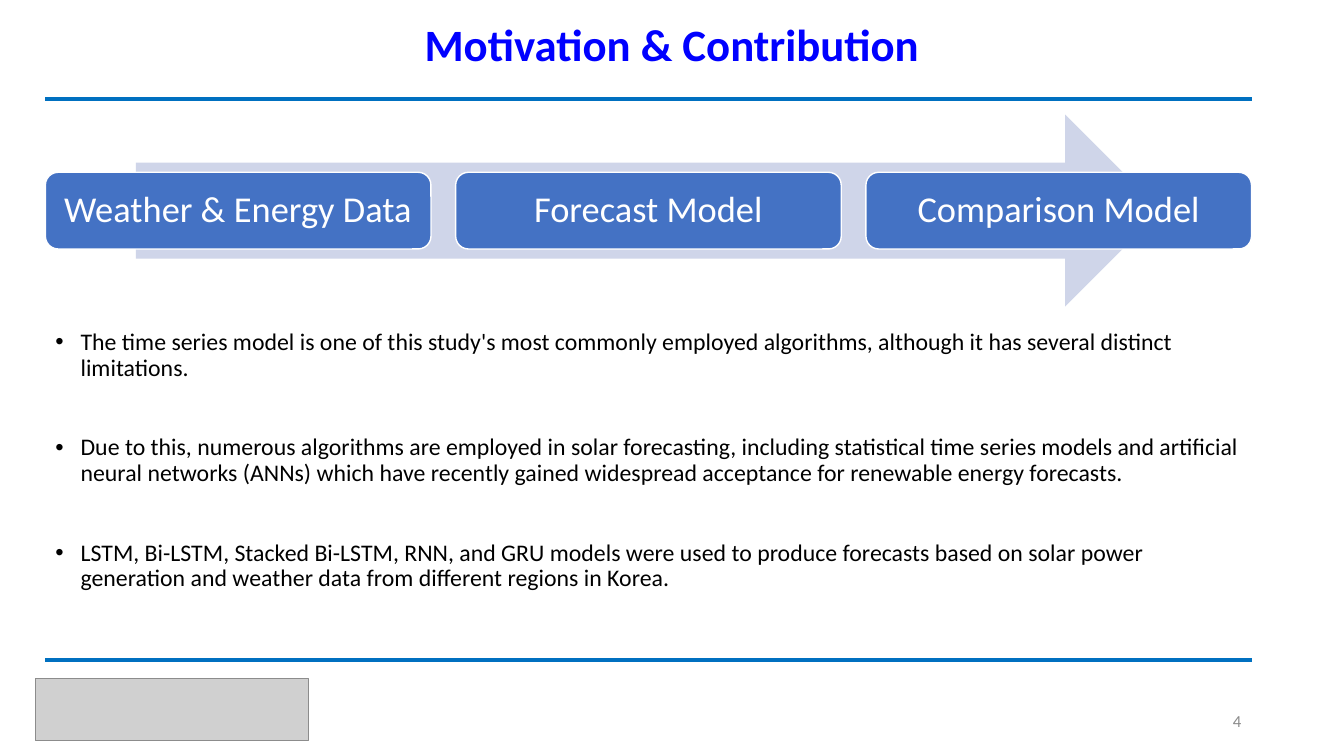
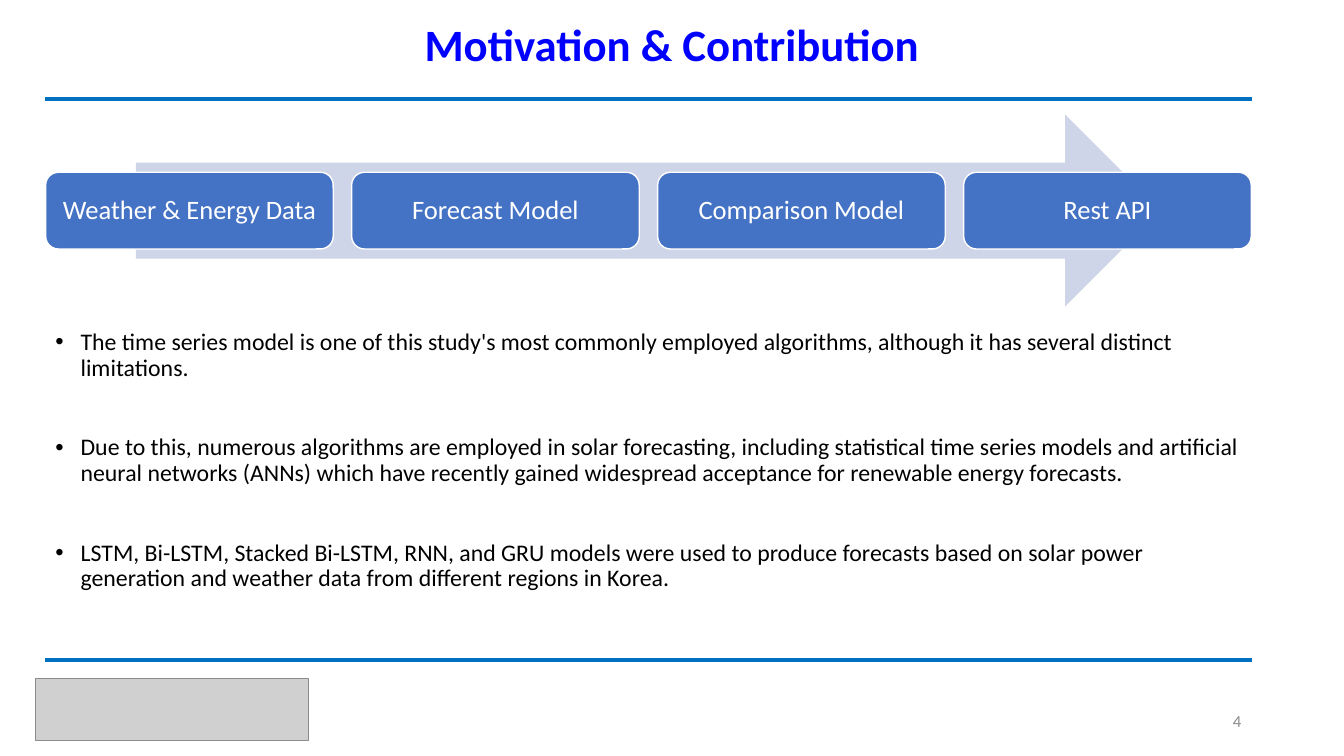
Before and after one commit to miftahfaridhh/pv-power-api, a slide deck: slide 4 of document/Muhammad Miftah Faridh==JCCI2023.pptx. Drawn at 1344x756 pixels with LibreOffice and Linux fonts; fonts in the diff are those of the drawing; grey boxes stand for pictures. Boxes give left, top, right and bottom in pixels: in the first picture for what was removed or moved away, otherwise in the second. Text is boxed around its words. In the diff, an @@ line names an element or a change of style, - is before the commit and + after.

```diff
--- a/document/Muhammad Miftah Faridh==JCCI2023.pptx
+++ b/document/Muhammad Miftah Faridh==JCCI2023.pptx
@@ rounded rectangle: place and size @@
-rounded rectangle at [45, 172, 432, 249]
+rounded rectangle at [45, 172, 333, 249]
@@ rounded rectangle added at [352, 172, 639, 249], fill #4472C4, outline #FFFFFF 1 pt @@
@@ text "Forecast Model": place and size @@
-text "Forecast Model" at [534, 196, 763, 223]
+text "Forecast Model" at [412, 200, 579, 219]
@@ rounded rectangle: place and size @@
-rounded rectangle at [456, 172, 842, 249]
+rounded rectangle at [657, 172, 945, 249]
@@ size 26 to 19 pt; less space between paragraphs in 3 elements at [63, 200, 316, 224], [412, 200, 579, 219], [699, 200, 904, 224] @@
@@ text "Comparison Model": place and size @@
-text "Comparison Model" at [918, 196, 1200, 228]
+text "Comparison Model" at [699, 200, 904, 224]
@@ rounded rectangle: place and size @@
-rounded rectangle at [866, 172, 1252, 249]
+rounded rectangle at [964, 172, 1251, 249]
@@ text added at [1063, 202, 1152, 219], 19 pt, text #FFFFFF @@
+Rest API
```
Also in this commit, not shown: 1 other slide changed, 3 other files.
